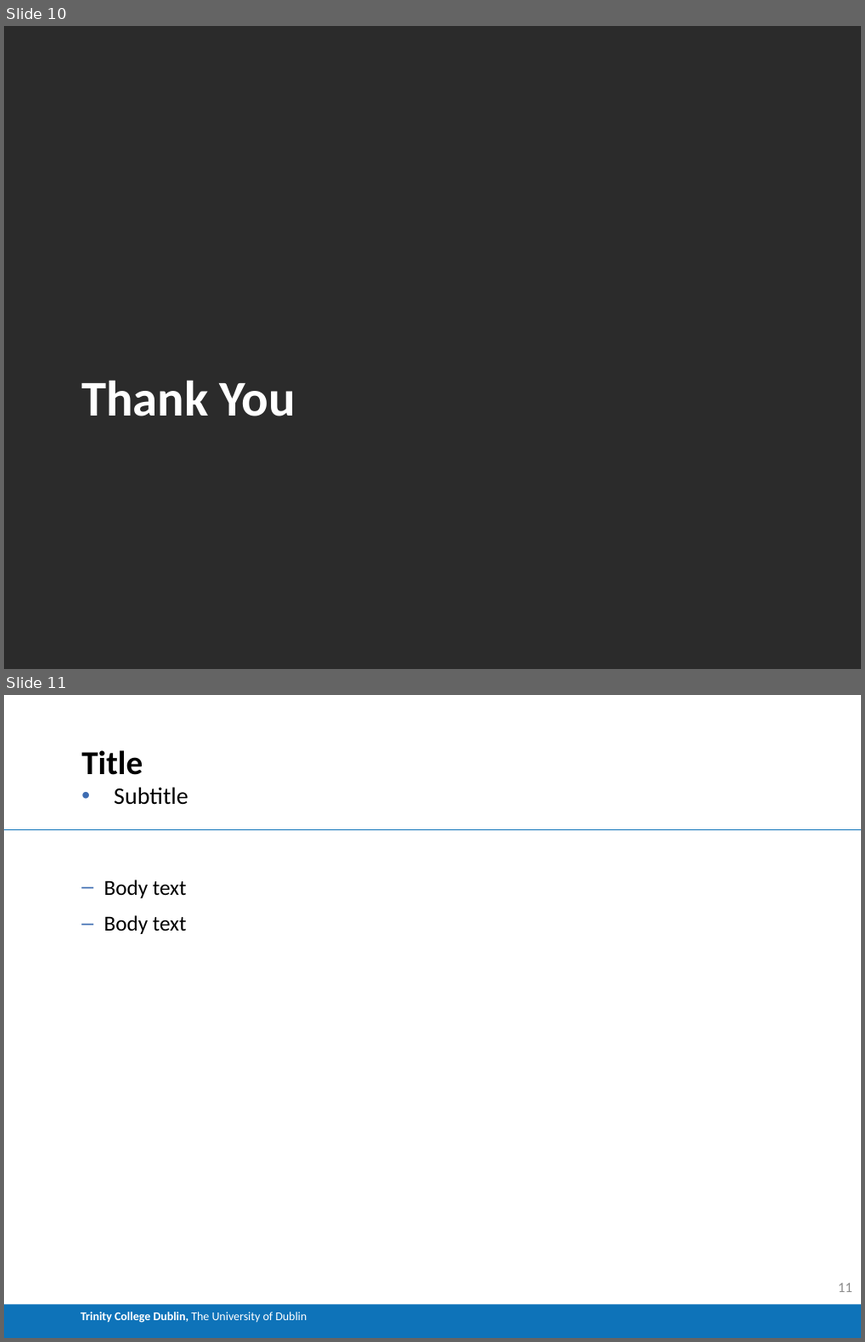
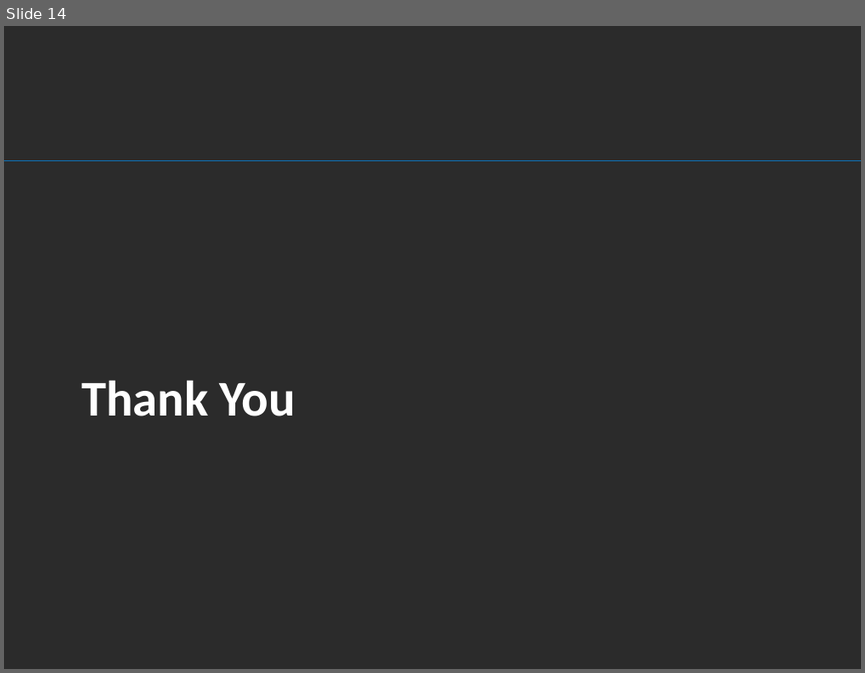
Before and after one commit to brendanmcc02/masters-thesis, a slide deck: presentation/thesis-presentation-template.pptx. Shown one above the other, each under a label of ours: slides 10 and 11 before the commit, slide 14 after it. The pictures are 865x1342 and 865x673 pixels, drawn with LibreOffice and Linux fonts; fonts in the diff are those of the drawing; background and template pictures are left out; a plain dark background stands for a picture behind light text. Boxes give left, top, right and bottom in pixels: in the first picture for what was removed or moved away, otherwise in the second. Text is boxed around its words. In the diff, an @@ line names an element or a change of style, - is before the commit and + after.

```diff
--- a/presentation/thesis-presentation-template.pptx
+++ b/presentation/thesis-presentation-template.pptx
@@ slide 11 removed at <box>4,695,861,1338</box>, background #FFFFFF @@
@@ title removed at <box>81,750,143,775</box> @@
-Title
@@ text removed at <box>114,787,188,805</box> @@
-• Subtitle
@@ line removed from (4, 829) to (861, 829) @@
@@ text removed at <box>104,879,187,934</box> @@
-– Body text
-– Body text
@@ rectangle removed at <box>4,1304,861,1338</box> @@
-Trinity College Dublin, The University of Dublin
@@ page number removed at <box>838,1282,852,1292</box> @@
-11
@@ what was slide 10 is now slide 14 @@
@@ slide 14 changed as well @@
@@ line added from (4, 160) to (861, 160), #0E73B9 0.75 pt @@
```
Also in this commit, not shown: 2 other slides changed, 9 slides added, 7 other slides removed, 5 other files.
